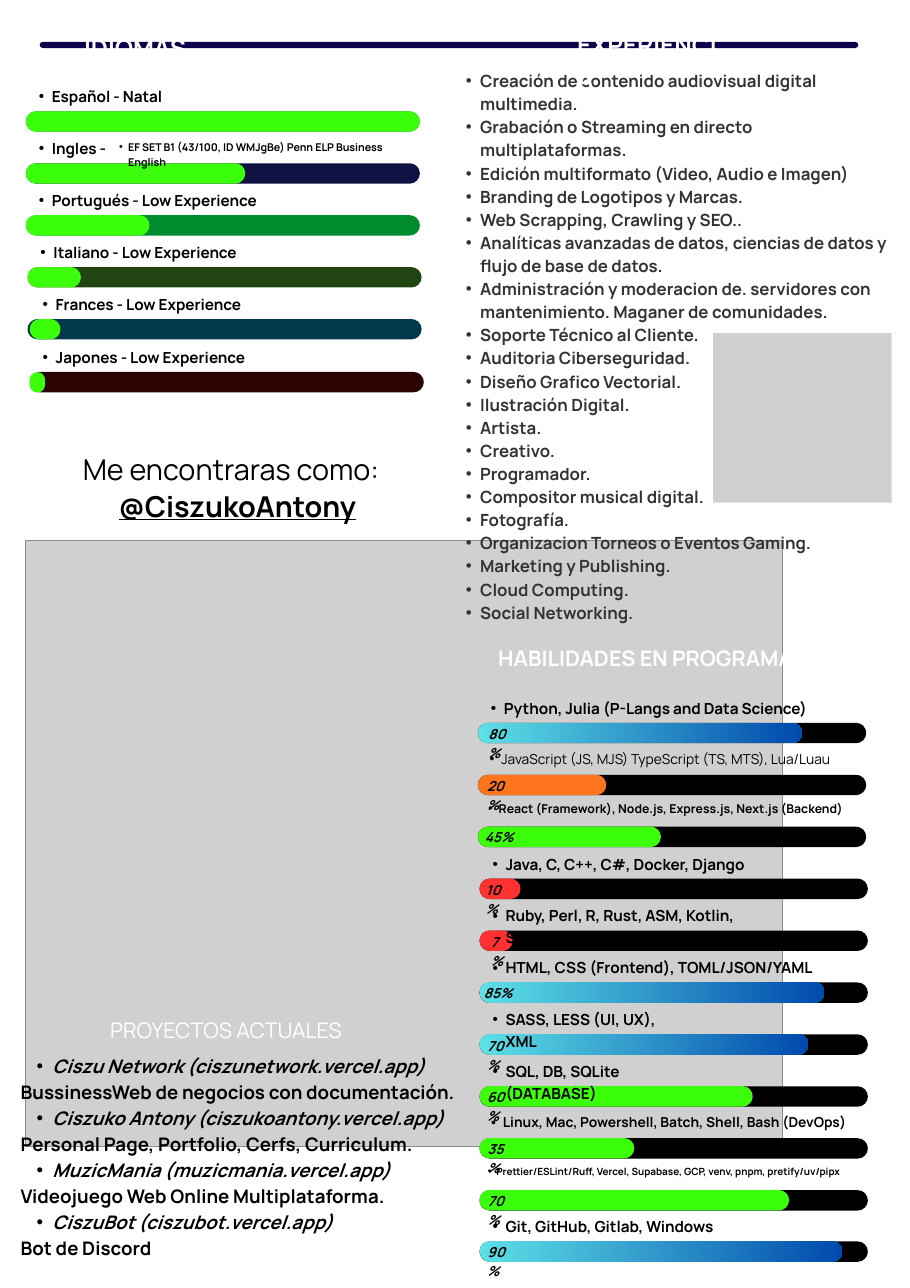
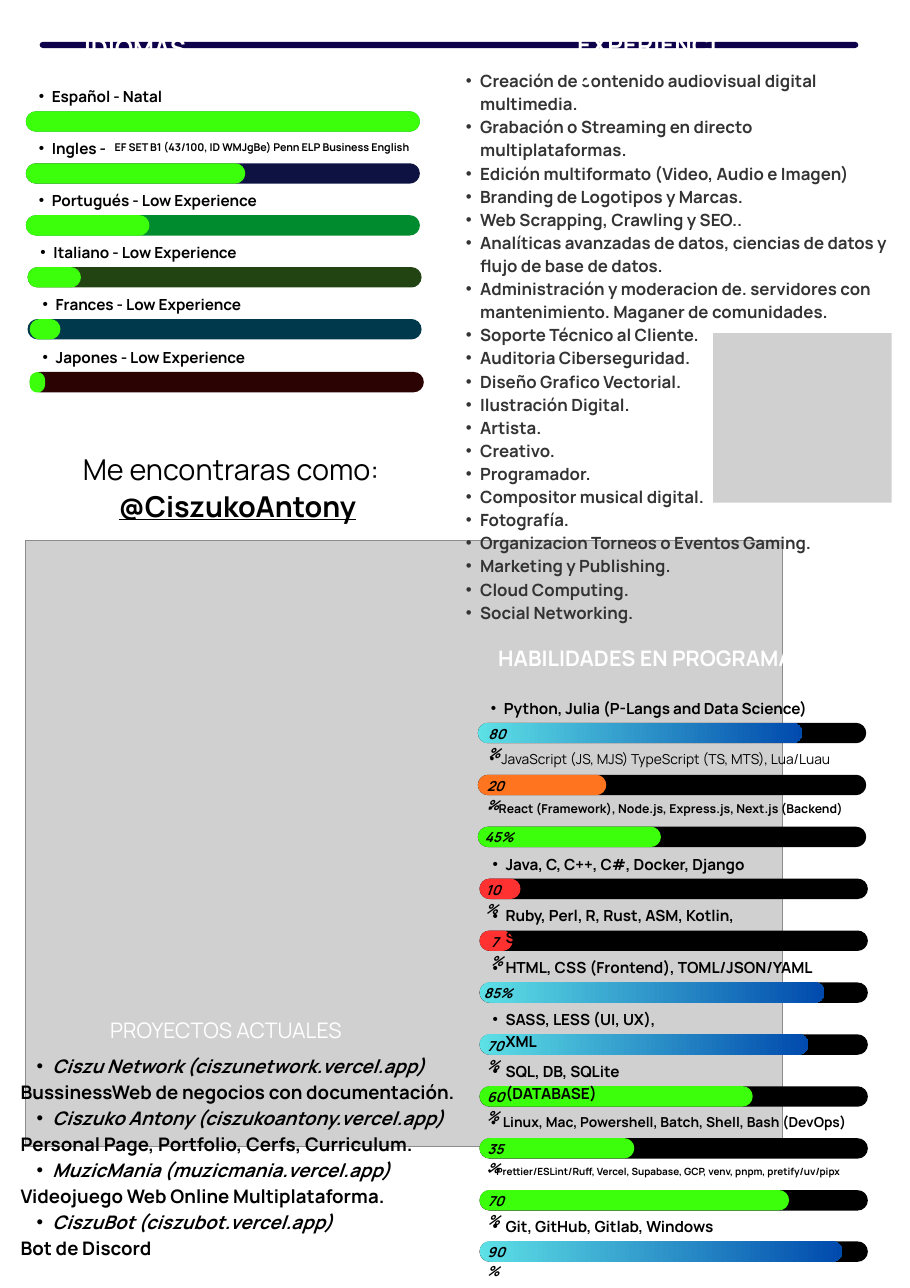
Before and after one commit to Ciszu-Network/CiszuNetwork, a slide deck: slide 2 of shared/docs/cv/CV-Curriculum-Custom-Francisco_Garcia_Menolascina_Antonio-2026-Oficial.pptx. Drawn at 910x1288 pixels with LibreOffice and Linux fonts; fonts in the diff are those of the drawing; grey boxes stand for pictures. Boxes give left, top, right and bottom in pixels: in the first picture for what was removed or moved away, otherwise in the second. Text is boxed around its words. In the diff, an @@ line names an element or a change of style, - is before the commit and + after.

```diff
--- a/shared/docs/cv/CV-Curriculum-Custom-Francisco_Garcia_Menolascina_Antonio-2026-Oficial.pptx
+++ b/shared/docs/cv/CV-Curriculum-Custom-Francisco_Garcia_Menolascina_Antonio-2026-Oficial.pptx
@@ text "EF SET B1 (43/100, ID ..." at (x1=115, y1=142, x2=409, y2=154): bullet • to none; list level 2 to 1 in "EF SET B1 (43/100, ID ..." @@
```
Also in this commit, not shown: 1 other slide changed, 58 other files.
